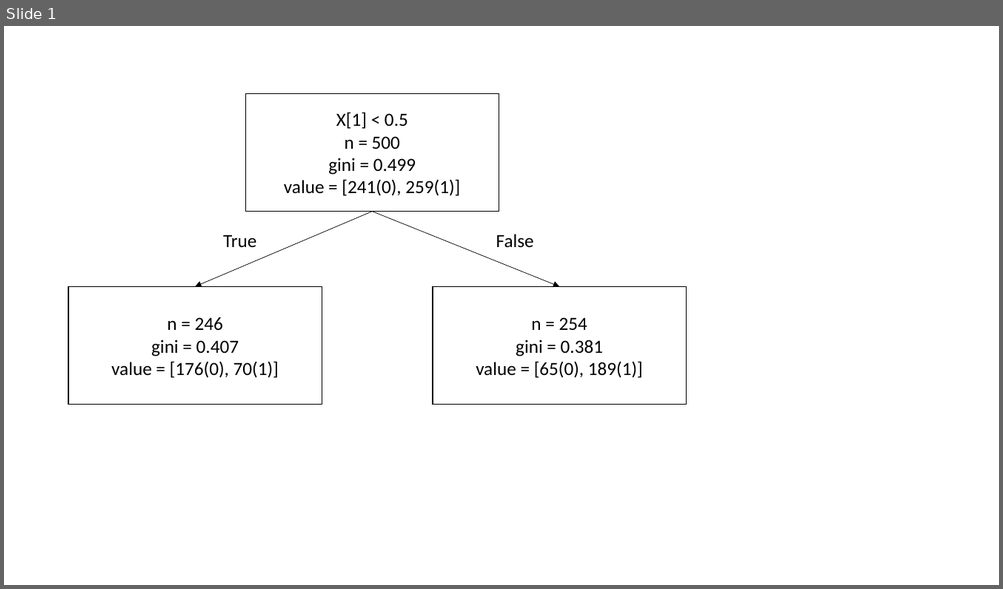
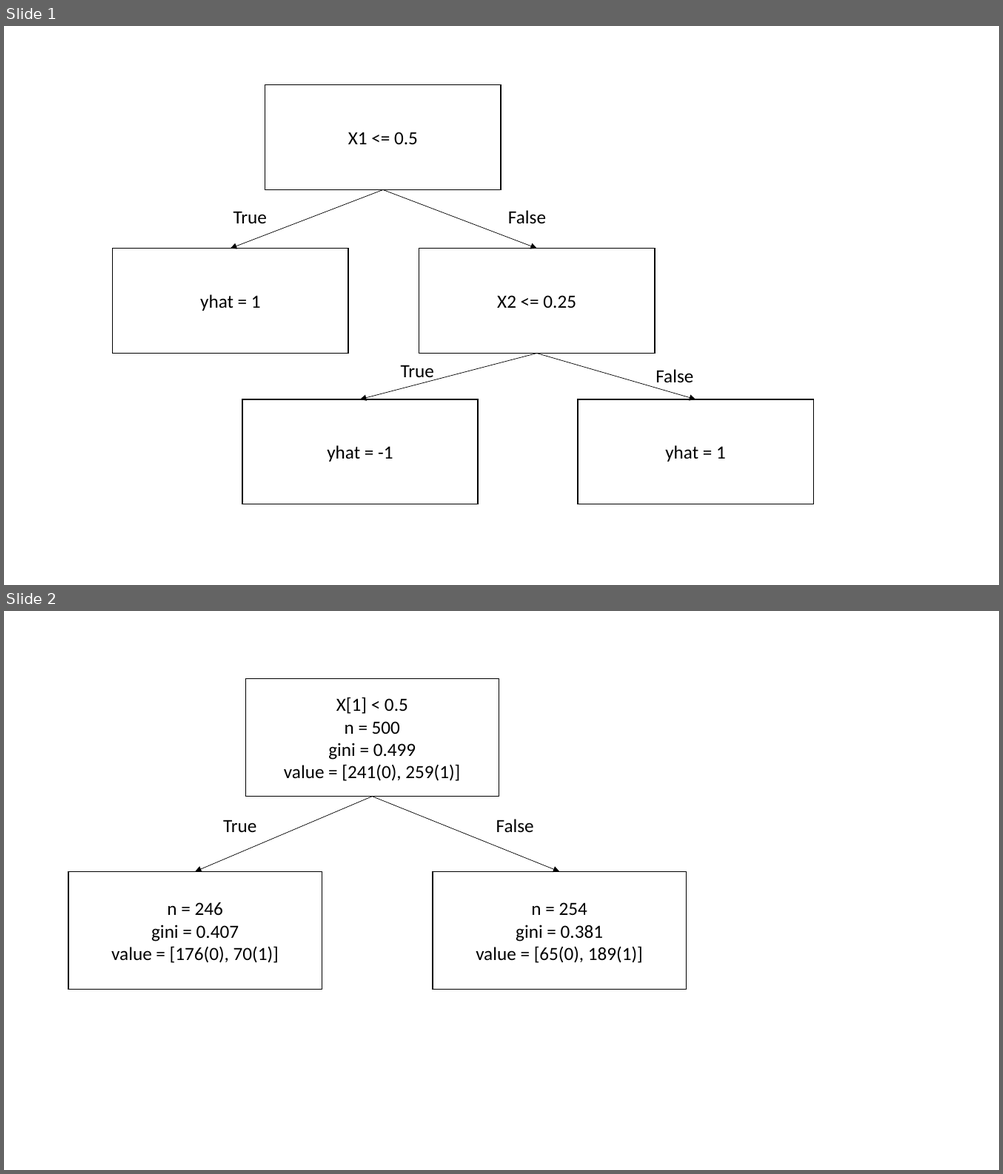
Before and after one commit to YilinGao/ML_assignments, a slide deck: hw2/hw2_answer/draw.pptx. Shown one above the other, each under a label of ours: slide 1 before the commit, slides 1 and 2 after it. The pictures are 1003x589 and 1003x1174 pixels, drawn with LibreOffice and Linux fonts; fonts in the diff are those of the drawing. Boxes give left, top, right and bottom in pixels: in the first picture for what was removed or moved away, otherwise in the second. Text is boxed around its words. In the diff, an @@ line names an element or a change of style, - is before the commit and + after.

```diff
--- a/hw2/hw2_answer/draw.pptx
+++ b/hw2/hw2_answer/draw.pptx
@@ slide 1 added at (4, 26, 999, 585), background #FFFFFF @@
@@ group added at (113, 85, 814, 505): 5 rectangles, 4 arrows, 4 texts @@
+X1 <= 0.5
+yhat = 1
+X2 <= 0.25
+yhat = -1
+yhat = 1
+True
+True
+False
+False
@@ what was slide 1 is now slide 2 @@
```
Also in this commit, not shown: 10 other files.
